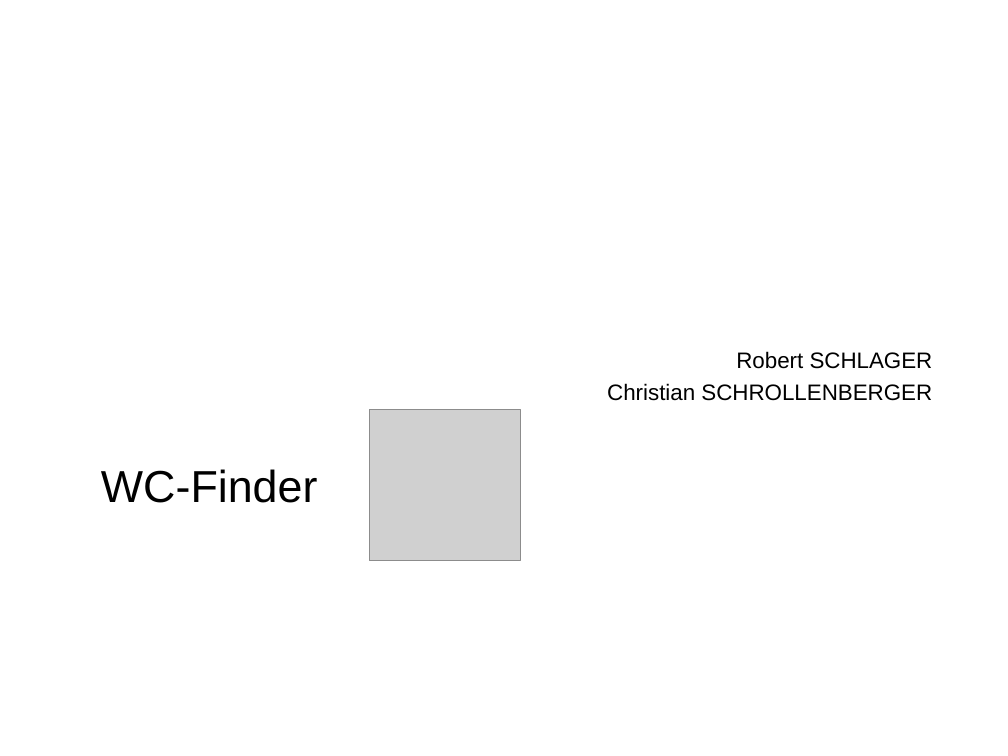
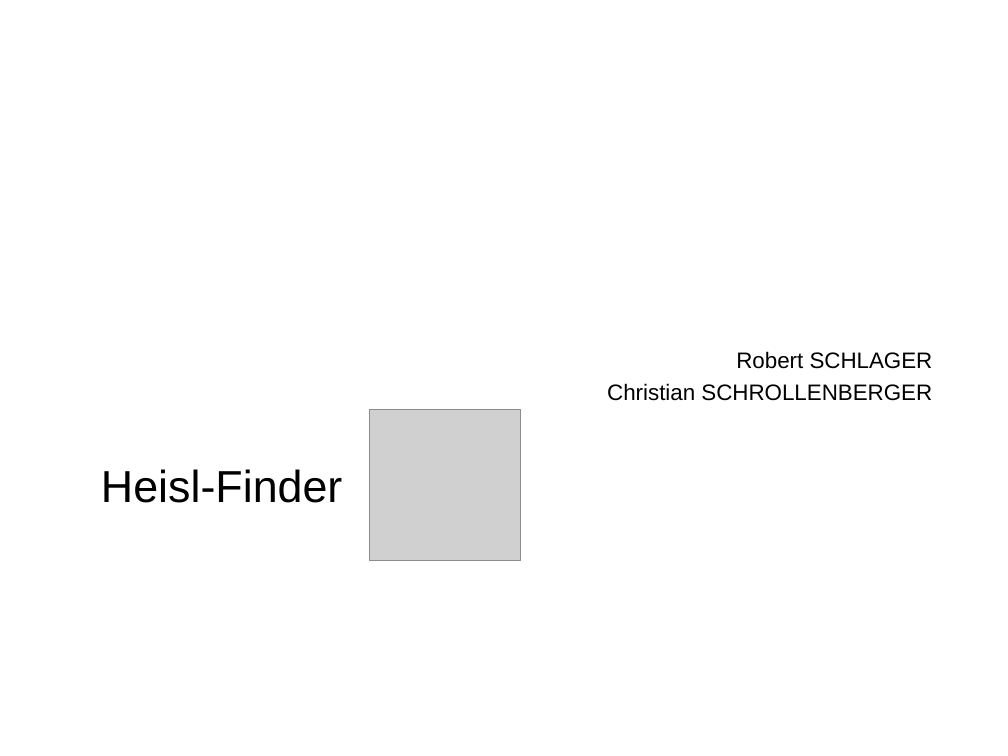
Before and after one commit to ZeRoberto27/MWI2_MobileComputing, a slide deck: slide 1 of Shitdroid/assets/WC-Finder.pptx. Drawn at 1008x756 pixels with LibreOffice and Linux fonts; fonts in the diff are those of the drawing; grey boxes stand for pictures; background and template pictures are left out. Boxes give left, top, right and bottom in pixels: in the first picture for what was removed or moved away, otherwise in the second. Text is boxed around its words. In the diff, an @@ line names an element or a change of style, - is before the commit and + after.

Commit message:
Änderung der Dokumente Rename auf "Heisl-Finder" Navigation auf Fußgängermodus geändert

```diff
--- a/Shitdroid/assets/WC-Finder.pptx
+++ b/Shitdroid/assets/WC-Finder.pptx
@@ title at [101, 469, 342, 503]: text changed @@
-WC-Finder
+Heisl-Finder
```
Also in this commit, not shown: 4 other slides changed, 1 slide removed, 6 other files.
